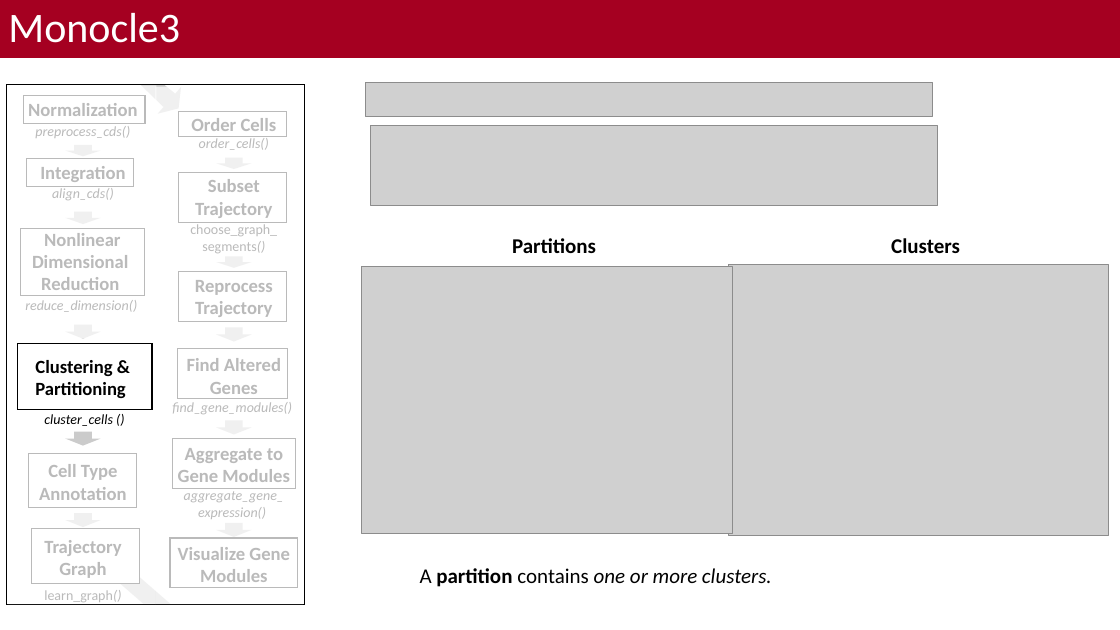
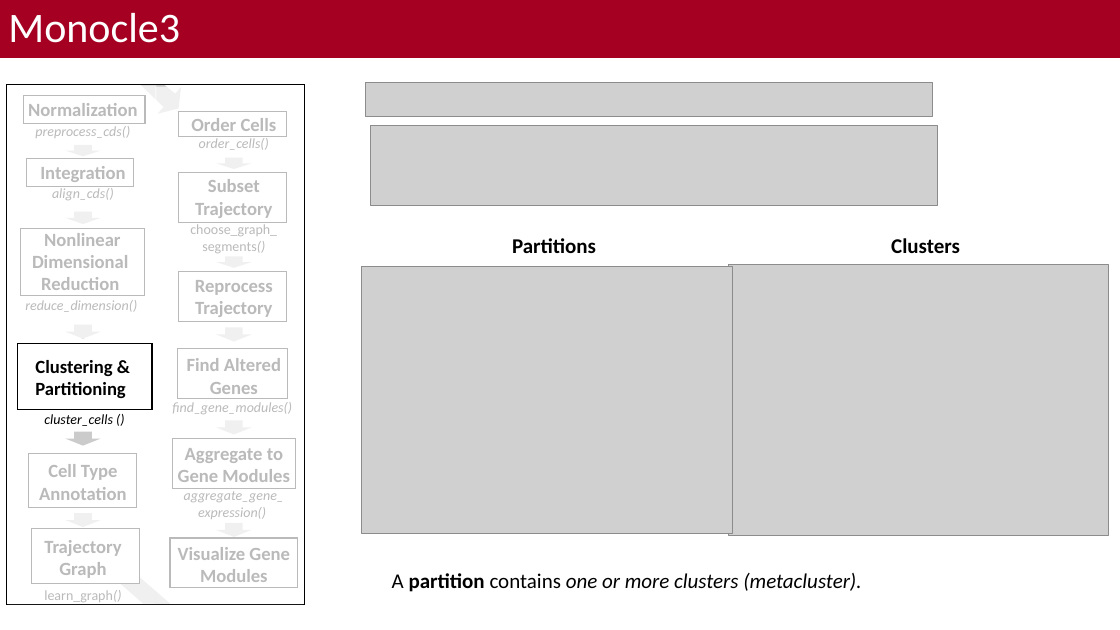
Before and after one commit to bacorli2/scrna_workshop, a slide deck: slide 6 of M6_Monocle_Pseudotime/M5_Monocle_Timeseries.pptx. Drawn at 1120x630 pixels with LibreOffice and Linux fonts; fonts in the diff are those of the drawing; grey boxes stand for pictures; background and template pictures are left out. Boxes give left, top, right and bottom in pixels: in the first picture for what was removed or moved away, otherwise in the second. Text is boxed around its words. In the diff, an @@ line names an element or a change of style, - is before the commit and + after.

Commit message:
Finished Seurat bridge to monocle and first draft of M6.

```diff
--- a/M6_Monocle_Pseudotime/M5_Monocle_Timeseries.pptx
+++ b/M6_Monocle_Pseudotime/M5_Monocle_Timeseries.pptx
@@ text at bbox=[392, 573, 861, 592]: text changed; italic on @@
-A partition contains one or more clusters.
+A partition contains one or more clusters (metacluster).
```
Also in this commit, not shown: 6 other slides changed, 3 slides added, 1 slide removed, 1 other file.
